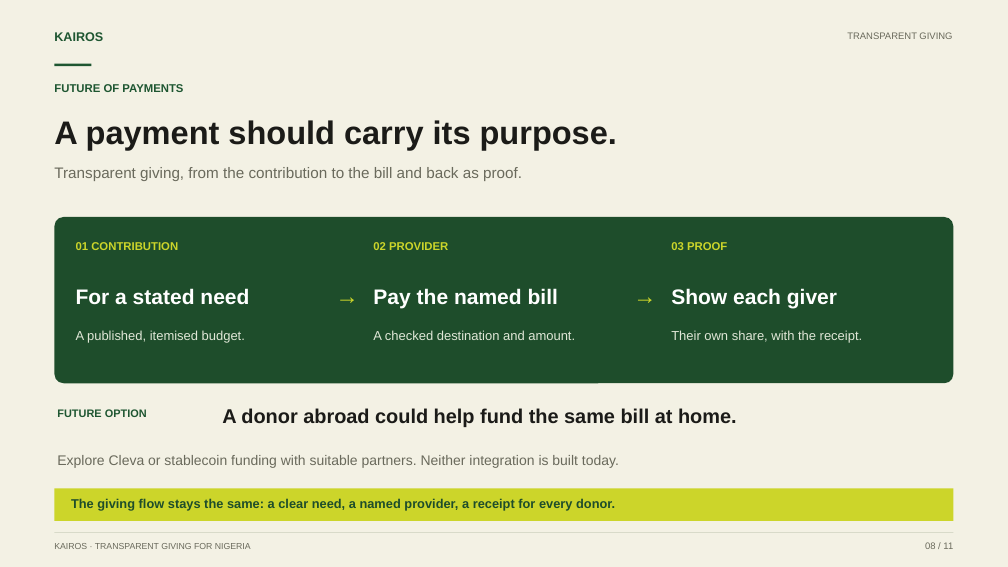
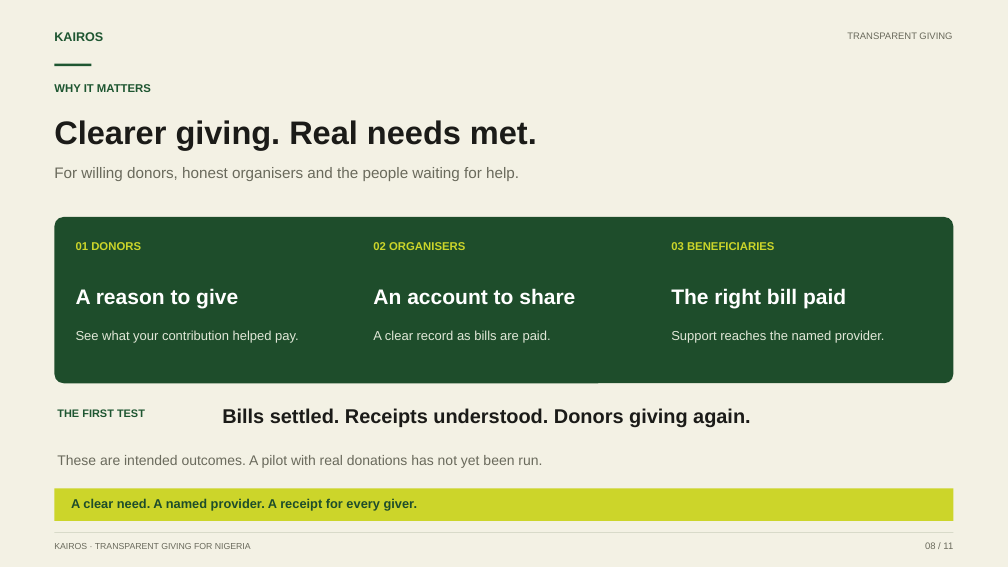
Before and after one commit to ndujesco/kairos, a slide deck: slide 8 of public/pitch-assets/kairos-pitch-deck.pptx. Drawn at 1008x567 pixels with LibreOffice and Linux fonts; fonts in the diff are those of the drawing. Boxes give left, top, right and bottom in pixels: in the first picture for what was removed or moved away, otherwise in the second. Text is boxed around its words. In the diff, an @@ line names an element or a change of style, - is before the commit and + after.

Commit message:
Make Kairos pitch reusable for Cleva and APWEN

```diff
--- a/public/pitch-assets/kairos-pitch-deck.pptx
+++ b/public/pitch-assets/kairos-pitch-deck.pptx
@@ text at [54, 84, 151, 92]: text changed @@
-FUTURE OF PAYMENTS
+WHY IT MATTERS
@@ text at [54, 120, 537, 150]: text changed @@
-A payment should carry its purpose.
+Clearer giving. Real needs met.
@@ text at [54, 167, 519, 181]: text changed @@
-Transparent giving, from the contribution to the bill and back as proof.
+For willing donors, honest organisers and the people waiting for help.
@@ text at [76, 242, 141, 250]: text changed @@
-01 CONTRIBUTION
+01 DONORS
@@ text at [373, 242, 465, 250]: text changed @@
-02 PROVIDER
+02 ORGANISERS
@@ text at [671, 242, 775, 250]: text changed @@
-03 PROOF
+03 BENEFICIARIES
@@ text at [76, 288, 238, 309]: text changed @@
-For a stated need
+A reason to give
@@ text removed at [336, 282, 366, 314] @@
-→
@@ text added at [373, 288, 575, 305], 20 pt, text #FFFFFF, bold @@
+An account to share
@@ text removed at [634, 282, 664, 314] @@
-→
@@ text at [671, 288, 846, 309]: text changed @@
-Show each giver
+The right bill paid
@@ text at [76, 330, 299, 343]: text changed @@
-A published, itemised budget.
+See what your contribution helped pay.
@@ text at [373, 330, 551, 343]: text changed; size 20 to 12.4 pt; text colour #FFFFFF to #E0E7D7; bold off @@
-Pay the named bill
+A clear record as bills are paid.
@@ text removed at [373, 330, 575, 340] @@
-A checked destination and amount.
@@ text at [671, 330, 885, 343]: text changed @@
-Their own share, with the receipt.
+Support reaches the named provider.
@@ text at [57, 409, 145, 417]: text changed @@
-FUTURE OPTION
+THE FIRST TEST
@@ text at [222, 408, 750, 427]: text changed @@
-A donor abroad could help fund the same bill at home.
+Bills settled. Receipts understood. Donors giving again.
@@ text at [57, 455, 542, 468]: text changed @@
-Explore Cleva or stablecoin funding with suitable partners. Neither integration is built today.
+These are intended outcomes. A pilot with real donations has not yet been run.
@@ text at [71, 498, 417, 511]: text changed @@
-The giving flow stays the same: a clear need, a named provider, a receipt for every donor.
+A clear need. A named provider. A receipt for every giver.
```
Also in this commit, not shown: 1 other slide changed, 12 other files.
